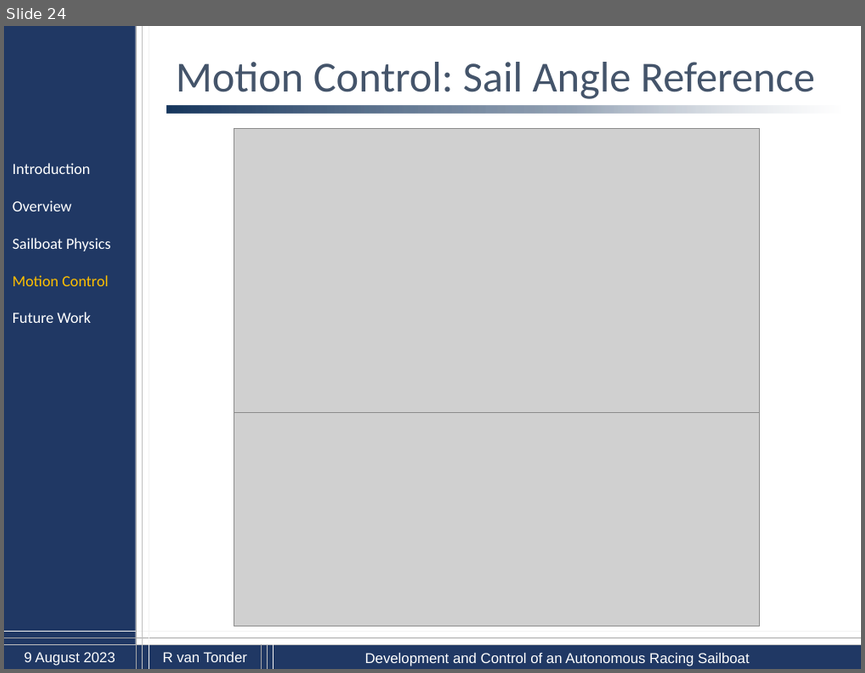
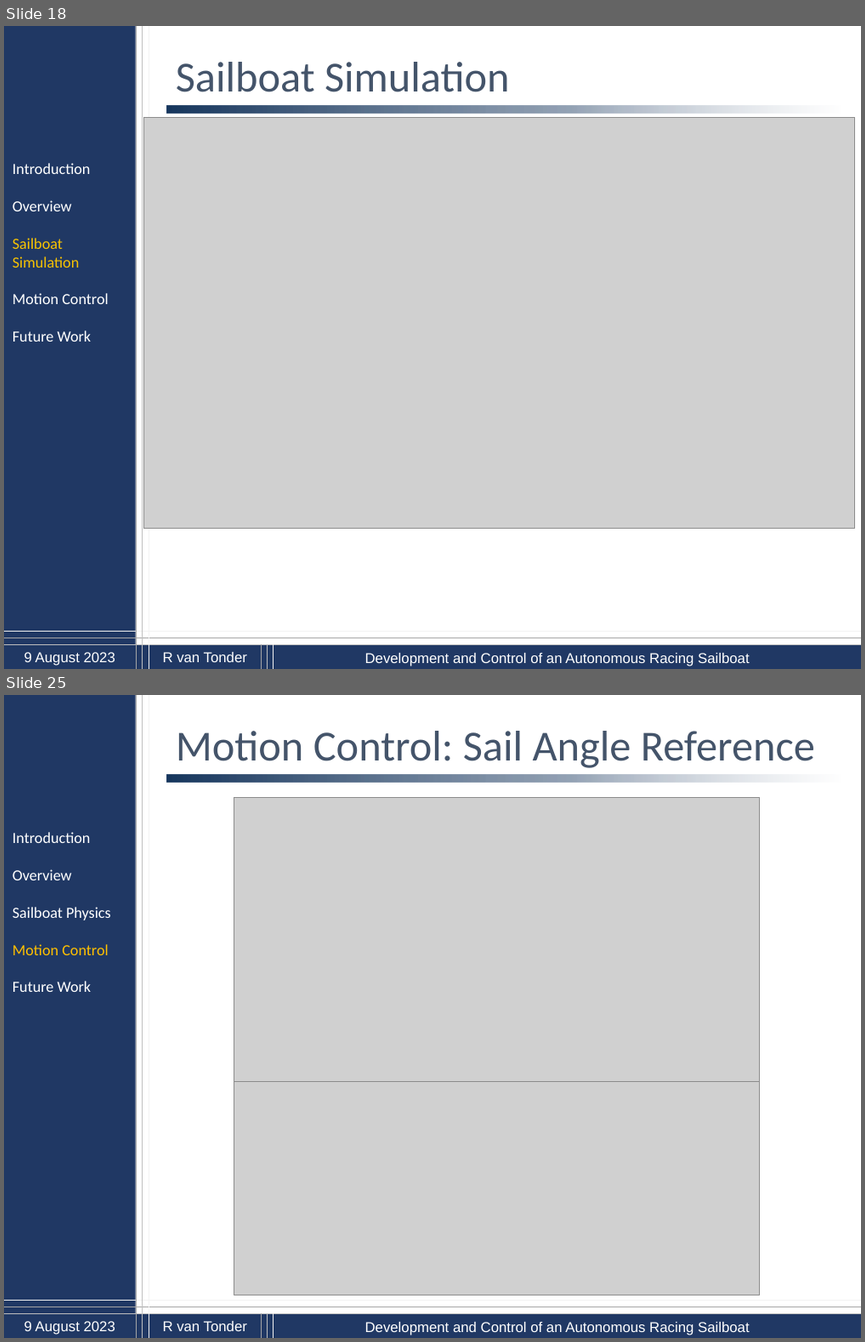
Before and after one commit to 22569596/MEng, a slide deck: Presentations/sailboat_Slides.pptx. Shown one above the other, each under a label of ours: slide 24 before the commit, slides 18 and 25 after it; the slides between them are not shown. The pictures are 865x673 and 865x1342 pixels, drawn with LibreOffice and Linux fonts; fonts in the diff are those of the drawing; grey boxes stand for pictures; background and template pictures are left out. Boxes give left, top, right and bottom in pixels: in the first picture for what was removed or moved away, otherwise in the second. Text is boxed around its words. In the diff, an @@ line names an element or a change of style, - is before the commit and + after.

```diff
--- a/Presentations/sailboat_Slides.pptx
+++ b/Presentations/sailboat_Slides.pptx
@@ slide 18 added at bbox=[4, 26, 861, 669], background #FFFFFF; not listed: 15 template elements that a slide beside it also shows @@
@@ text added at bbox=[176, 62, 510, 92], 36 pt, text #44546A @@
+Sailboat Simulation
@@ picture added at bbox=[143, 118, 855, 528] @@
@@ text added at bbox=[12, 163, 108, 341], 13 pt, text #FFFFFF @@
+Introduction
+Overview
+Sailboat Simulation
+Motion Control
+Future Work
@@ what was slide 24 is now slide 25 @@
```
Also in this commit, not shown: 26 slides changed, 1 other slide added.
